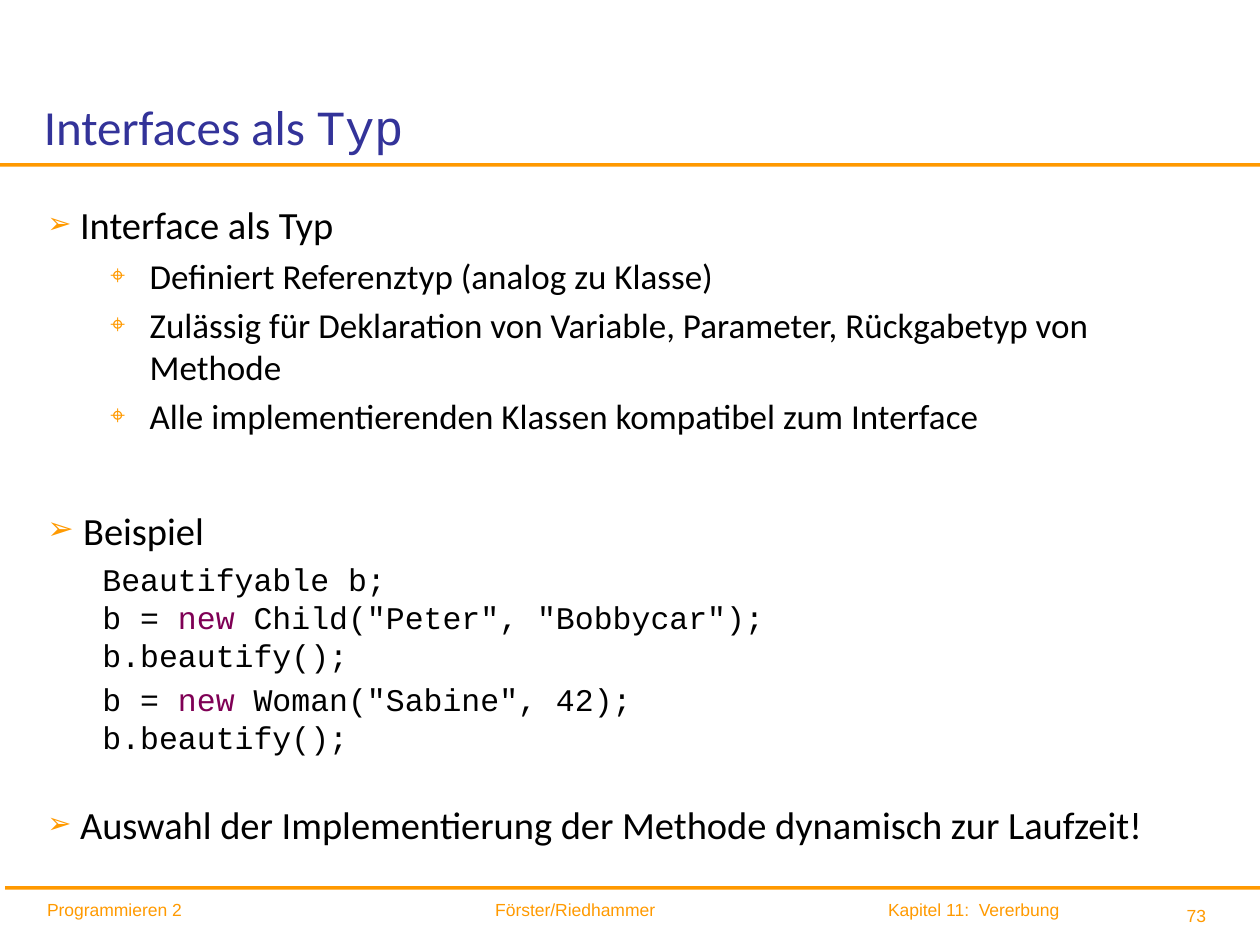
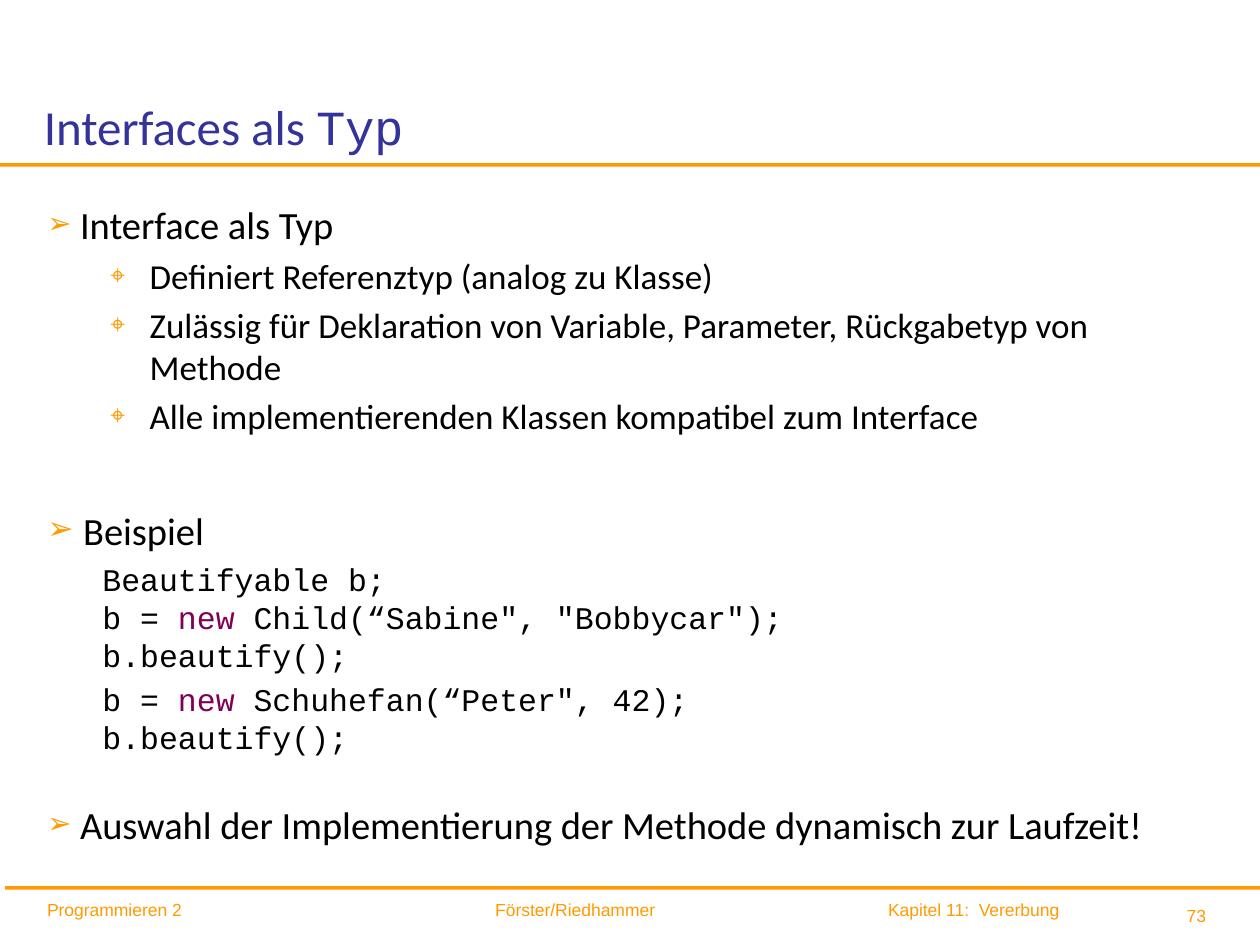
Before and after one commit to ingexue/hsro-wif-oop.github.io, a slide deck: slide 73 of 11-vererbung/vererbung.pptx. Drawn at 1260x945 pixels with LibreOffice and Linux fonts; fonts in the diff are those of the drawing; background and template pictures are left out. Boxes give left, top, right and bottom in pixels: in the first picture for what was removed or moved away, otherwise in the second. Text is boxed around its words. In the diff, an @@ line names an element or a change of style, - is before the commit and + after.

```diff
--- a/11-vererbung/vererbung.pptx
+++ b/11-vererbung/vererbung.pptx
@@ text at (x1=102, y1=568, x2=783, y2=756): text changed @@
-  Beautifyable b;
-  b = new Child("Peter", "Bobbycar");
-  b.beautify();
-  b = new Woman("Sabine", 42);
-  b.beautify();
+  Beautifyable b;
+  b = new Child(“Sabine", "Bobbycar");
+  b.beautify();
+  b = new Schuhefan(“Peter", 42);
+  b.beautify();
```
Also in this commit, not shown: 29 other slides changed, 2 other files.
